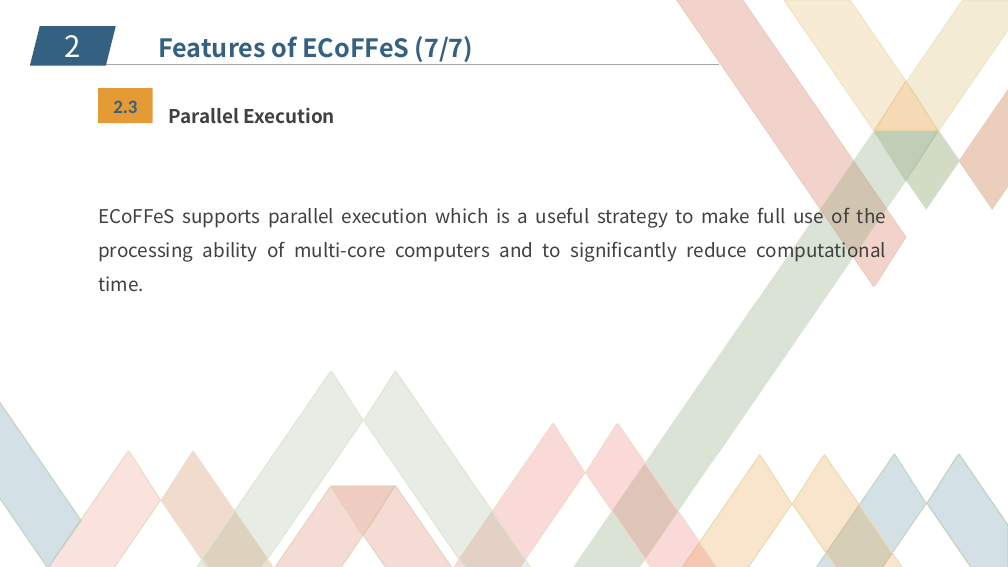
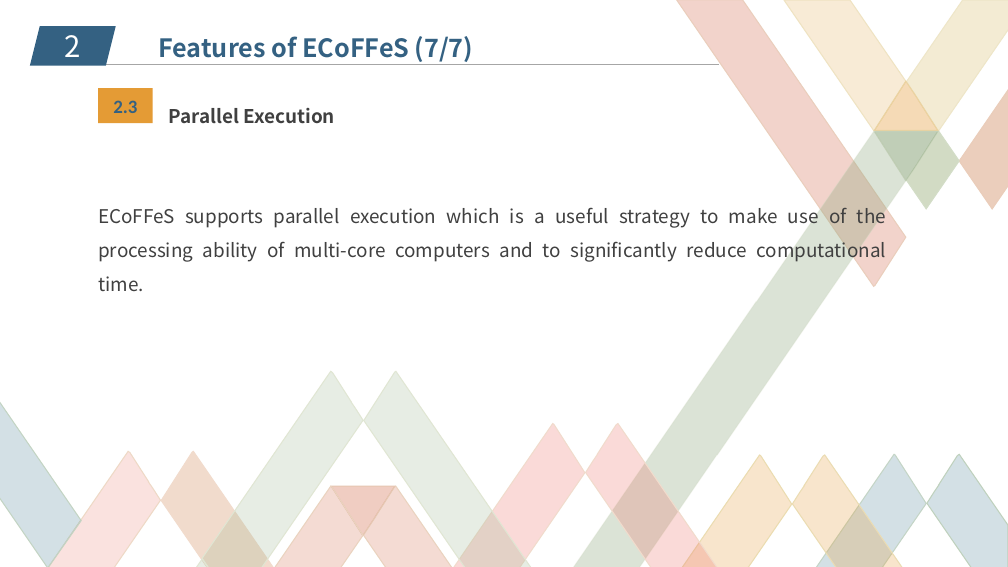
Before and after one commit to JiaweiHuang/ECoFFeS, a slide deck: slide 15 of Others/PPT/ECoFFeS.pptx. Drawn at 1008x567 pixels with LibreOffice and Linux fonts; fonts in the diff are those of the drawing; background and template pictures are left out. Boxes give left, top, right and bottom in pixels: in the first picture for what was removed or moved away, otherwise in the second. Text is boxed around its words. In the diff, an @@ line names an element or a change of style, - is before the commit and + after.

```diff
--- a/Others/PPT/ECoFFeS.pptx
+++ b/Others/PPT/ECoFFeS.pptx
@@ text at (98,203,887,291): text changed @@
-ECoFFeS supports parallel execution which is a useful strategy to make full use of the processing ability of multi-core computers and to significantly reduce computational time.
+ECoFFeS supports parallel execution which is a useful strategy to make use of the processing ability of multi-core computers and to significantly reduce computational time.
```
Also in this commit, not shown: 7 other slides changed, 1 other file.
